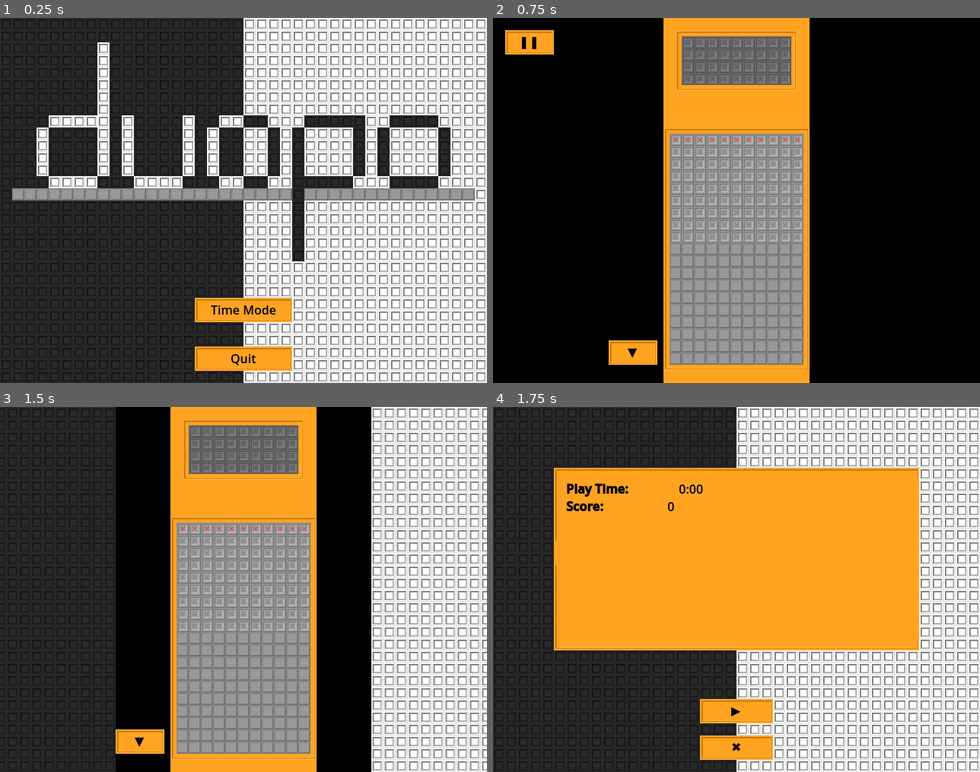
Above: before the commit, frames 1-4 (two rows, left to right).
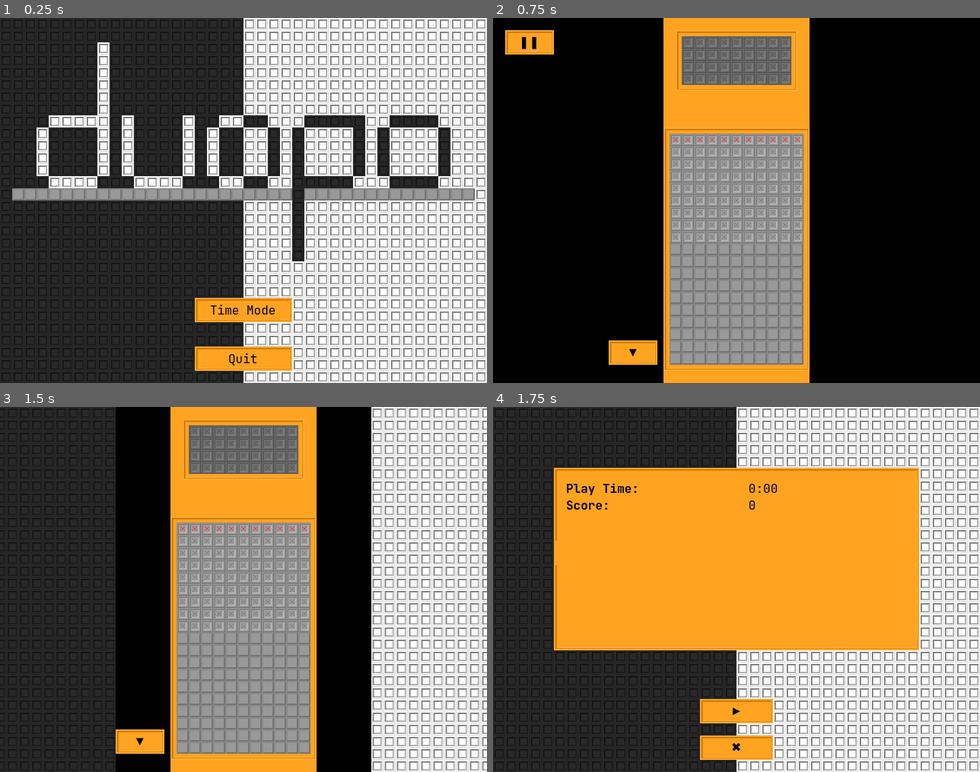
Above: after the commit, the same moments.

Repository: ka-puna/duopo
Game: Godot game, scene res://src/main.tscn
Two runs of this game, one before a commit and one after it. Both use one fixed random seed, a clock stepped at 60 frames per second and the inputs below.
Inputs:
- Up to frame 1 (0.25 s): no input
- Up to frame 2 (0.75 s): click "Time Mode" at 0.5 s
- Up to frame 3 (1.5 s): click "❚❚" at 1.25 s
- Up to frame 4 (1.75 s): no input

The runs differ from the first frame. In frame 1, 0.3% of the frame differs, in the area x 43-57%, y 78-96%; in frame 2, less than 0.1%; in frame 3, less than 0.1%; in frame 4, 0.6%, in the area x 15-59%, y 20-85%.

Commit message:
Add font and themes.

Diff:
--- /dev/null
+++ b/menu_theme.tres
@@ -0,0 +1,7 @@
+[gd_resource type="Theme" load_steps=2 format=3 uid="uid://ryxtl4aw764c"]
+
+[ext_resource type="FontFile" uid="uid://clpy5fbiwggfj" path="res://asset/JetBrainsMono.ttf" id="1_nxmpf"]
+
+[resource]
+default_font = ExtResource("1_nxmpf")
+default_font_size = 16
--- a/src/main.tscn
+++ b/src/main.tscn
@@ -1,5 +1,6 @@
-[gd_scene load_steps=3 format=3 uid="uid://dd1ltsn8x10nt"]
+[gd_scene load_steps=4 format=3 uid="uid://dd1ltsn8x10nt"]
 
+[ext_resource type="Theme" uid="uid://ryxtl4aw764c" path="res://menu_theme.tres" id="1_4vuqe"]
 [ext_resource type="Script" path="res://src/main.gd" id="1_dqgsu"]
 [ext_resource type="TileSet" uid="uid://cny47qhsswbse" path="res://asset/tile_atlas/menu.tres" id="3_t7p15"]
 
@@ -10,6 +11,7 @@
 anchor_bottom = 1.0
 grow_horizontal = 2
 grow_vertical = 2
+theme = ExtResource("1_4vuqe")
 script = ExtResource("1_dqgsu")
 
 [node name="TitleBG" type="TileMap" parent="."]
--- a/src/scene/display_data.tscn
+++ b/src/scene/display_data.tscn
@@ -1,7 +1,15 @@
-[gd_scene load_steps=3 format=3 uid="uid://b6whumsrxtw0b"]
+[gd_scene load_steps=6 format=3 uid="uid://b6whumsrxtw0b"]
 
 [ext_resource type="Script" path="res://src/scene/display_data.gd" id="1_wnswa"]
 [ext_resource type="TileSet" uid="uid://cny47qhsswbse" path="res://asset/tile_atlas/menu.tres" id="2_jo1ee"]
+[ext_resource type="Theme" uid="uid://ryxtl4aw764c" path="res://menu_theme.tres" id="3_xcn8c"]
+[ext_resource type="FontFile" uid="uid://clpy5fbiwggfj" path="res://asset/JetBrainsMono.ttf" id="4_83ndi"]
+
+[sub_resource type="FontVariation" id="FontVariation_mluhu"]
+base_font = ExtResource("4_83ndi")
+variation_opentype = {
+2003265652: 700
+}
 
 [node name="display_data" type="Control"]
 layout_mode = 3
@@ -10,6 +18,7 @@
 anchor_bottom = 1.0
 grow_horizontal = 2
 grow_vertical = 2
+theme = ExtResource("3_xcn8c")
 script = ExtResource("1_wnswa")
 
 [node name="TextBG" type="TileMap" parent="."]
@@ -29,6 +38,7 @@
 offset_right = 40.0
 offset_bottom = 115.0
 theme_override_colors/default_color = Color(0, 0, 0, 1)
+theme_override_fonts/bold_font = SubResource("FontVariation_mluhu")
 bbcode_enabled = true
 text = "[i]PLACEHOLDER TEXT[/i]
 [b]Round Time:[/b] 1:53
--- a/src/scene/pause_menu.tscn
+++ b/src/scene/pause_menu.tscn
@@ -1,8 +1,18 @@
-[gd_scene load_steps=8 format=3 uid="uid://dgl2rpl0dqlvd"]
+[gd_scene load_steps=11 format=3 uid="uid://dgl2rpl0dqlvd"]
 
 [ext_resource type="Script" path="res://src/scene/pause_menu.gd" id="1_bggmv"]
+[ext_resource type="FontFile" uid="uid://clpy5fbiwggfj" path="res://asset/JetBrainsMono.ttf" id="1_o4xx6"]
 [ext_resource type="TileSet" uid="uid://cny47qhsswbse" path="res://asset/tile_atlas/menu.tres" id="3_f22oi"]
 [ext_resource type="PackedScene" uid="uid://b6whumsrxtw0b" path="res://src/scene/display_data.tscn" id="3_sa70x"]
+
+[sub_resource type="FontVariation" id="FontVariation_flwvk"]
+base_font = ExtResource("1_o4xx6")
+variation_opentype = {
+2003265652: 800
+}
+
+[sub_resource type="Theme" id="Theme_wtaow"]
+default_font = SubResource("FontVariation_flwvk")
 
 [sub_resource type="Animation" id="Animation_shis3"]
 resource_name = "RESET"
@@ -140,6 +150,7 @@
 grow_horizontal = 2
 grow_vertical = 2
 focus_mode = 2
+theme = SubResource("Theme_wtaow")
 script = ExtResource("1_bggmv")
 
 [node name="AnimationPlayer" type="AnimationPlayer" parent="."]
--- a/src/scene/time_mode.tscn
+++ b/src/scene/time_mode.tscn
@@ -1,6 +1,7 @@
-[gd_scene load_steps=5 format=3 uid="uid://03fnvm5r1yli"]
+[gd_scene load_steps=6 format=3 uid="uid://03fnvm5r1yli"]
 
 [ext_resource type="Script" path="res://src/scene/time_mode.gd" id="1_gyt65"]
+[ext_resource type="Theme" uid="uid://ryxtl4aw764c" path="res://menu_theme.tres" id="1_lihoc"]
 [ext_resource type="PackedScene" uid="uid://dxw75koeax6by" path="res://src/scene/tile_map_pathable.tscn" id="1_xl38i"]
 [ext_resource type="TileSet" uid="uid://cny47qhsswbse" path="res://asset/tile_atlas/menu.tres" id="2_it1s3"]
 [ext_resource type="PackedScene" uid="uid://dh5wo0og686ie" path="res://src/scene/preview_pattern.tscn" id="4_wihjq"]
@@ -12,6 +13,7 @@
 anchor_bottom = 1.0
 grow_horizontal = 2
 grow_vertical = 2
+theme = ExtResource("1_lihoc")
 script = ExtResource("1_gyt65")
 
 [node name="ColorRect" type="ColorRect" parent="."]
Binary file added: asset/JetBrainsMono.ttf
Not shown, added: asset/JetBrainsMono.ttf.import
